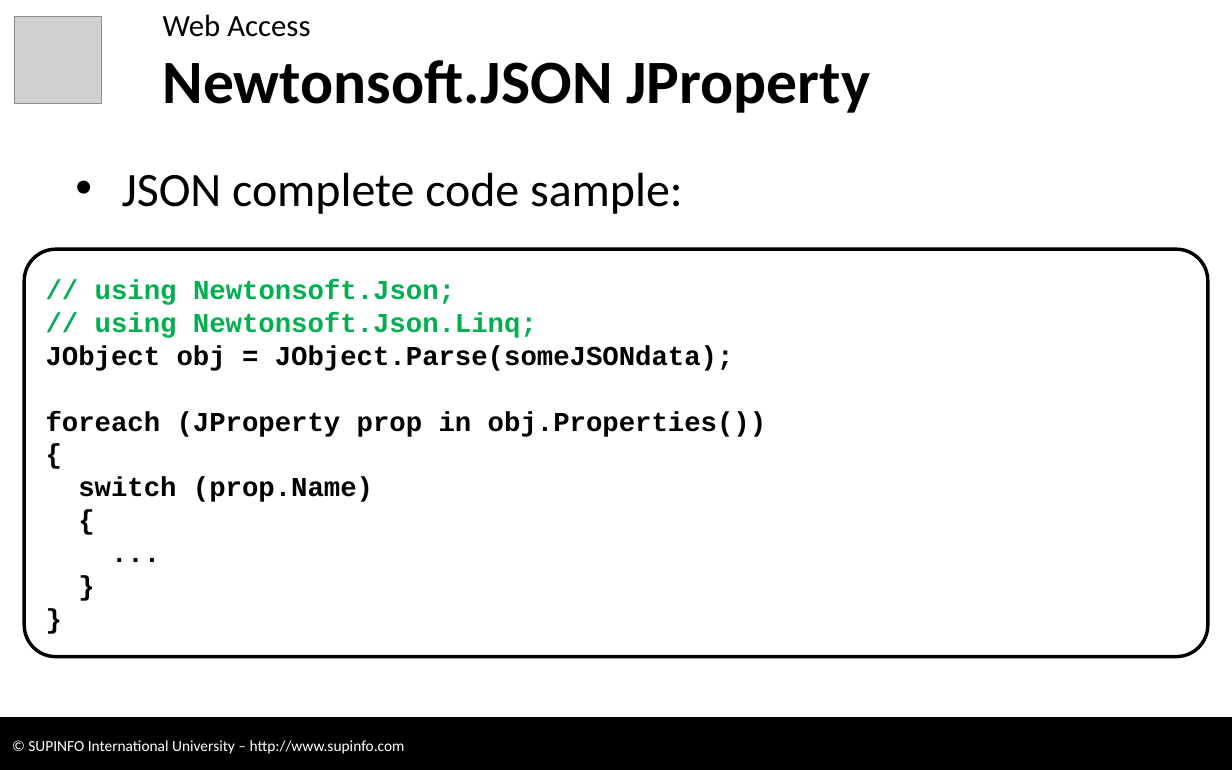
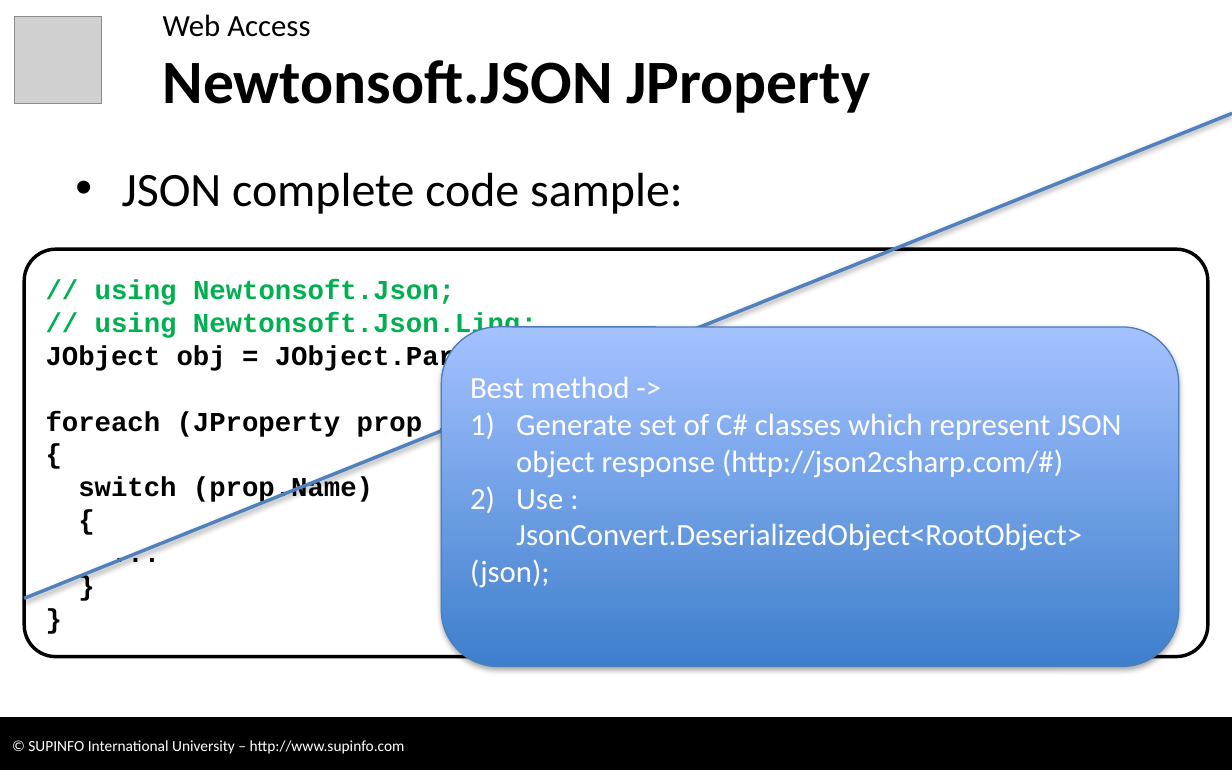
Before and after one commit to spywen/3NETCourse, a slide deck: slide 32 of Cours 9 - Storage, Settings and Web/09 - Storage, Settings and Web.pptx. Drawn at 1232x770 pixels with LibreOffice and Linux fonts; fonts in the diff are those of the drawing; grey boxes stand for pictures; background and template pictures are left out. Boxes give left, top, right and bottom in pixels: in the first picture for what was removed or moved away, otherwise in the second. Text is boxed around its words. In the diff, an @@ line names an element or a change of style, - is before the commit and + after.

Commit message:
Newtonsoft.JSON -> Deserialized object

```diff
--- a/Cours 9 - Storage, Settings and Web/09 - Storage, Settings and Web.pptx
+++ b/Cours 9 - Storage, Settings and Web/09 - Storage, Settings and Web.pptx
@@ line added from (25, 599) to (1232, 113), #4F81BD 2 pt @@
@@ rounded rectangle added at [441, 326, 1178, 667], fill gradient #3F80CE to #A4C4FF, outline #4B7EBC 0.75 pt, 18 pt, text #FFFFFF @@
+Best method ->
+1) Generate set of C# classes which represent JSON object response (http://json2csharp.com/#)
+2) Use : JsonConvert.DeserializedObject<RootObject>
+(json);
```
Also in this commit, not shown: 2 other slides changed, 2 other files.
